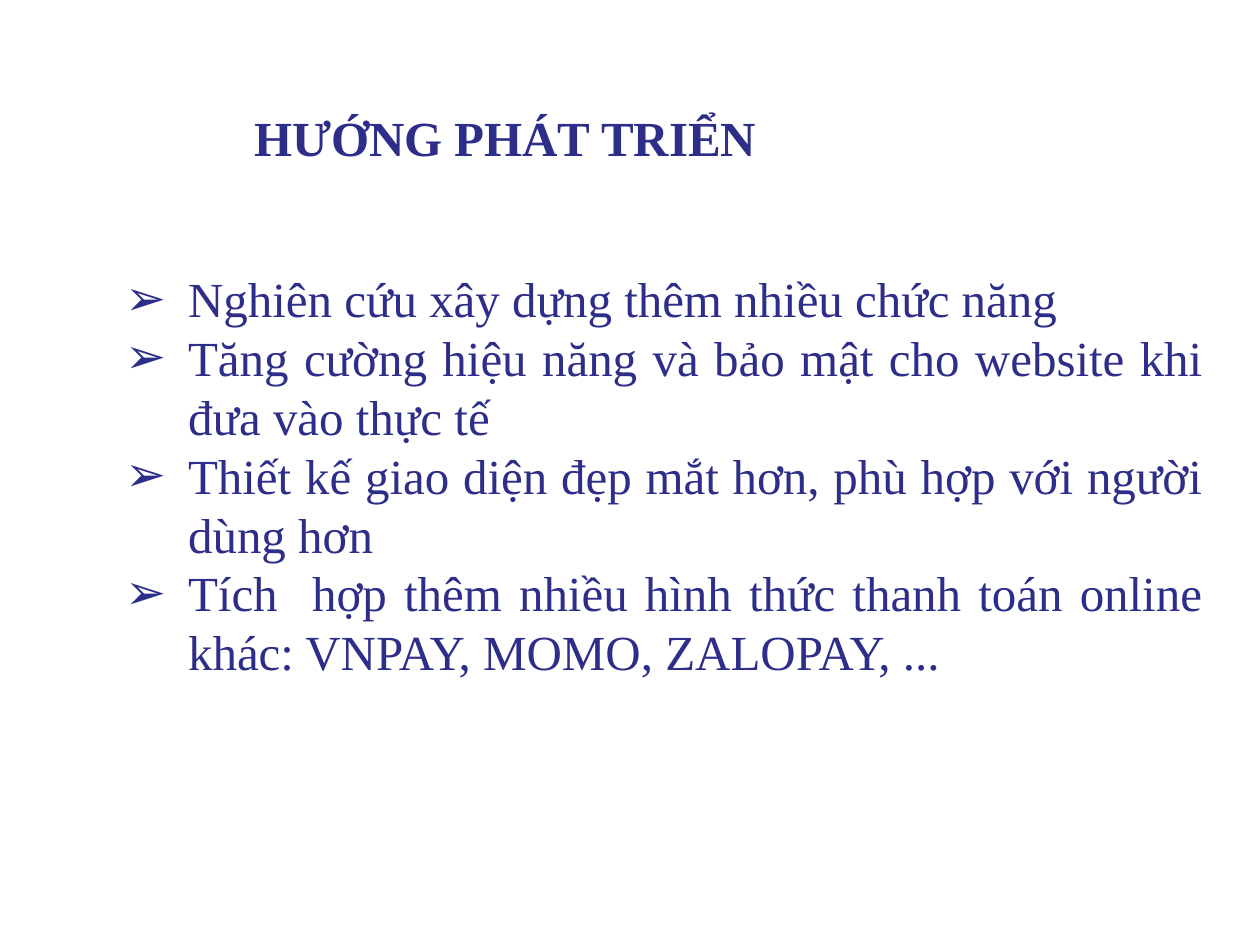
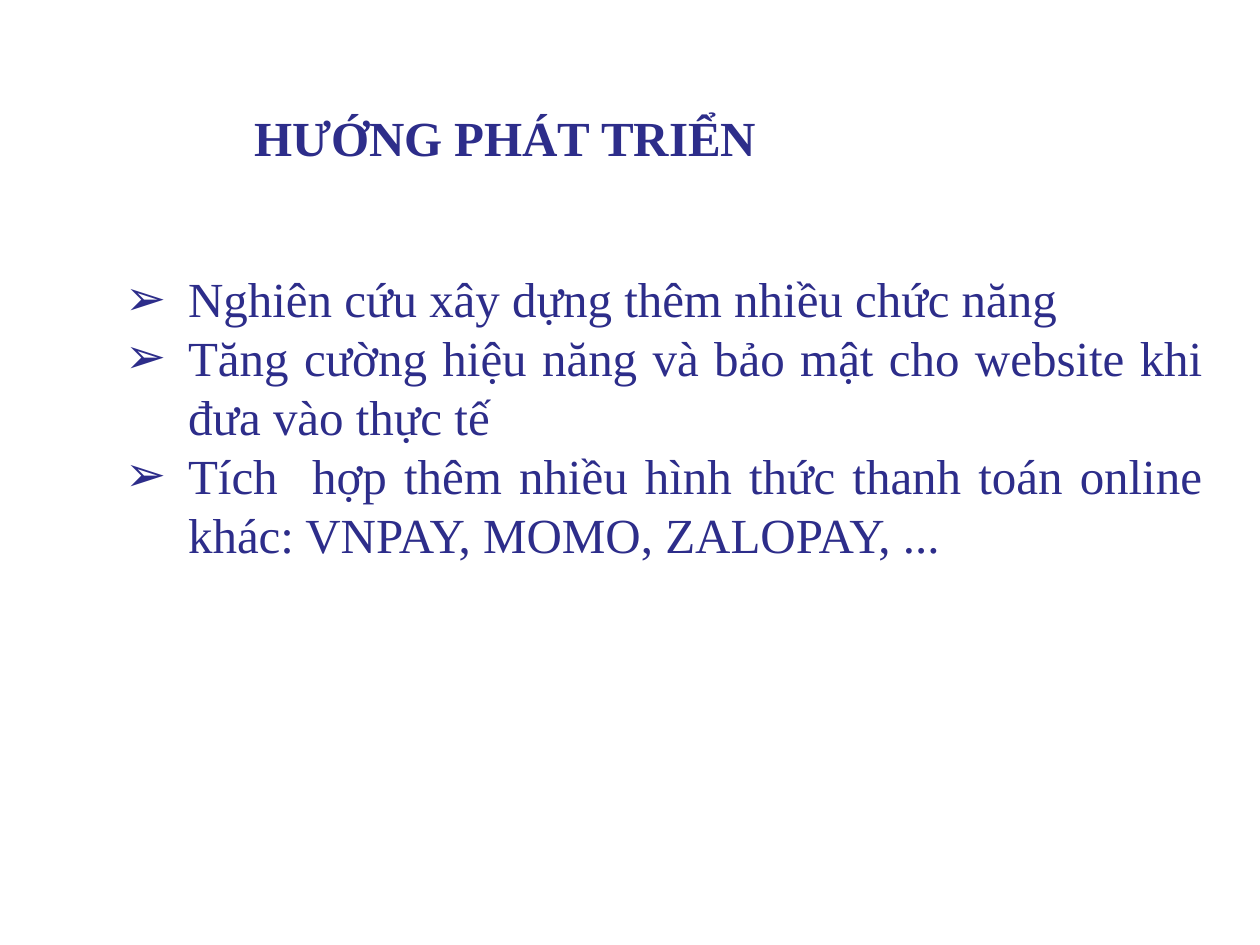
Before and after one commit to buicongminh2018/baovelvtn, a slide deck: slide 17 of LVTN.pptx (slide 16 before the commit). Drawn at 1260x945 pixels with LibreOffice and Linux fonts; fonts in the diff are those of the drawing; background and template pictures are left out. Boxes give left, top, right and bottom in pixels: in the first picture for what was removed or moved away, otherwise in the second. Text is boxed around its words. In the diff, an @@ line names an element or a change of style, - is before the commit and + after.

```diff
--- a/LVTN.pptx
+++ b/LVTN.pptx
@@ text at [188,458,1202,562]: paragraph removed @@
-➢ Thiết kế giao diện đẹp mắt hơn, phù hợp với người dùng hơn
```
Also in this commit, not shown: 4 other slides changed, 2 slides added, 1 slide removed, 2 other files.
